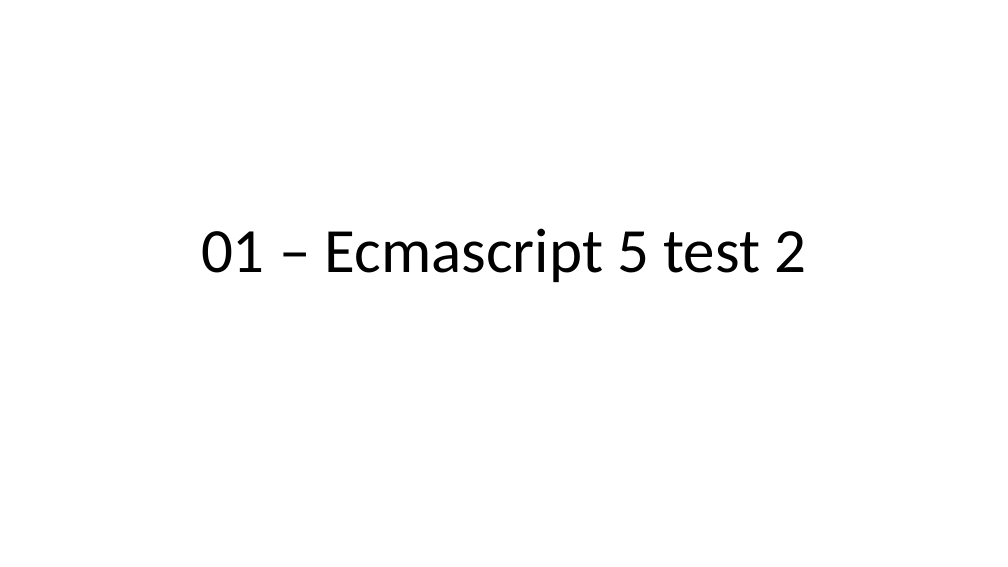
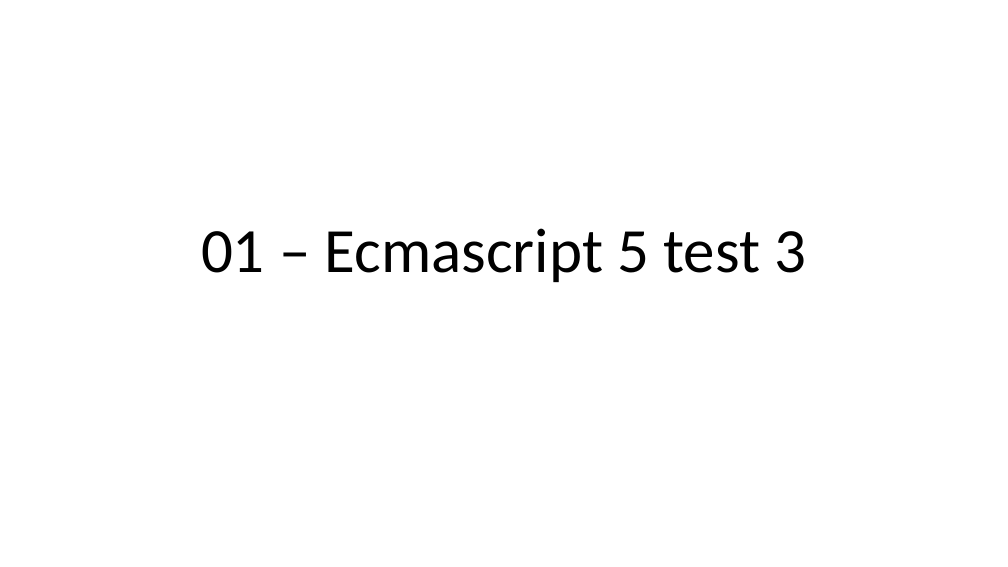
Before and after one commit to mecheri/formation-angular, a slide deck: slide 1 of __support__.pptx. Drawn at 1008x567 pixels with LibreOffice and Linux fonts; fonts in the diff are those of the drawing. Boxes give left, top, right and bottom in pixels: in the first picture for what was removed or moved away, otherwise in the second. Text is boxed around its words. In the diff, an @@ line names an element or a change of style, - is before the commit and + after.

Commit message:
test commit 3

```diff
--- a/__support__.pptx
+++ b/__support__.pptx
@@ title at bbox=[201, 228, 806, 282]: text changed @@
-01 – Ecmascript 5 test 2
+01 – Ecmascript 5 test 3
```
Also in this commit, not shown: 2 other files.
